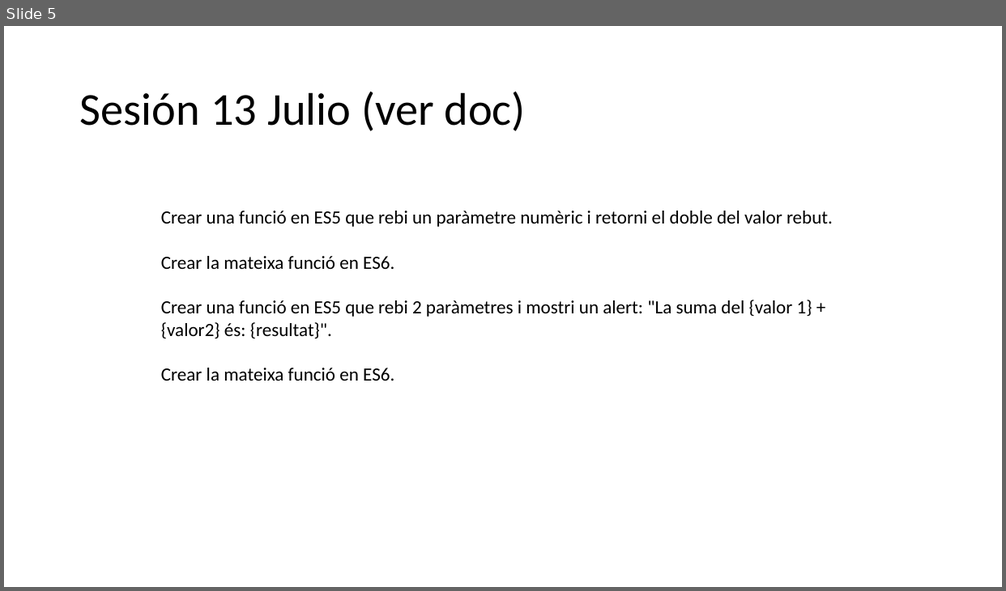
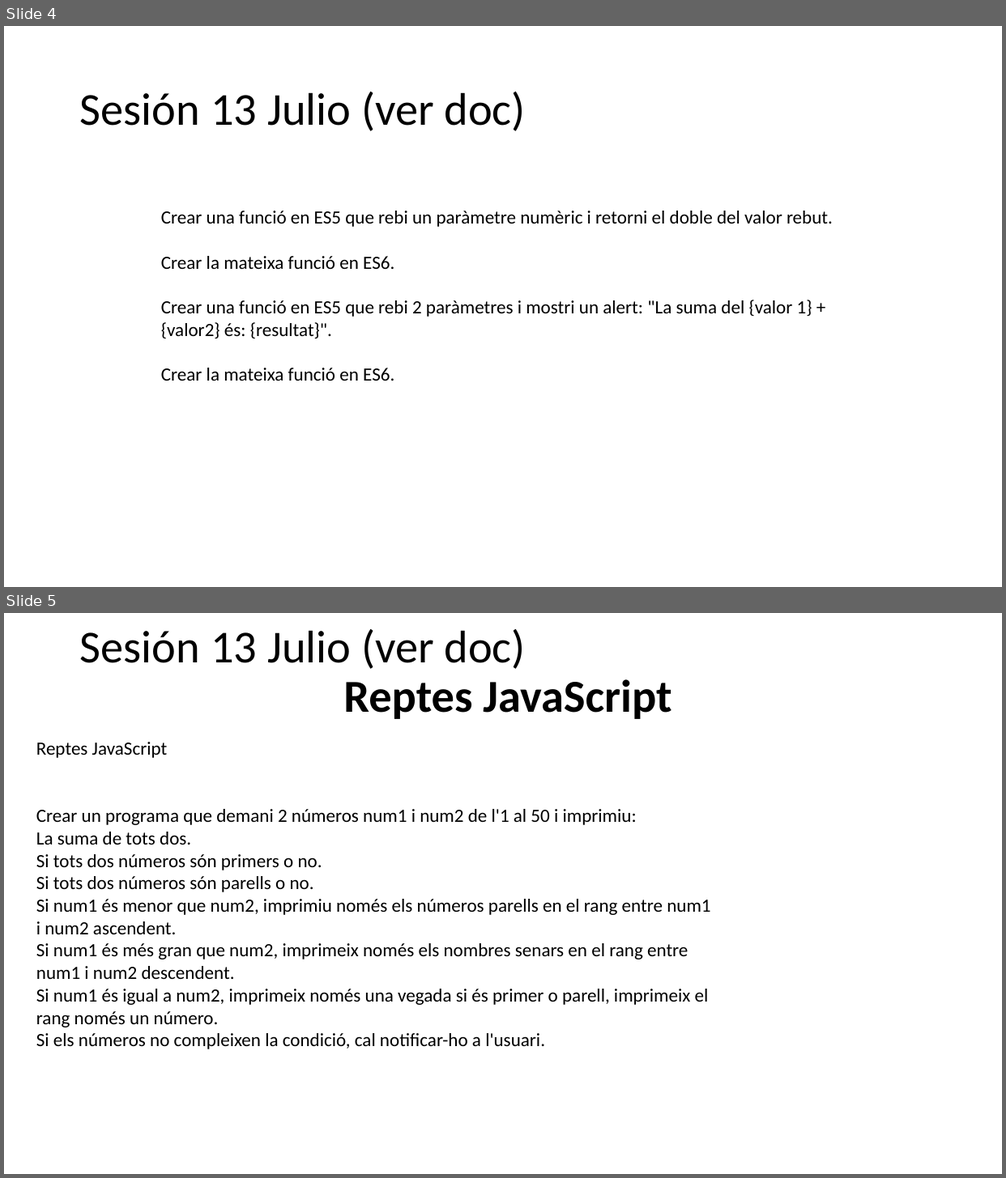
Before and after one commit to fidelmr/dev, a slide deck: Ejerccios_propuestos_en_función_de_la_sesión_realizada_Jun-Jul-2022.pptx. Shown one above the other, each under a label of ours: slide 5 before the commit, slides 4 and 5 after it. The pictures are 1006x591 and 1006x1178 pixels, drawn with LibreOffice and Linux fonts; fonts in the diff are those of the drawing. Boxes give left, top, right and bottom in pixels: in the first picture for what was removed or moved away, otherwise in the second. Text is boxed around its words. In the diff, an @@ line names an element or a change of style, - is before the commit and + after.

```diff
--- a/Ejerccios_propuestos_en_función_de_la_sesión_realizada_Jun-Jul-2022.pptx
+++ b/Ejerccios_propuestos_en_función_de_la_sesión_realizada_Jun-Jul-2022.pptx
@@ slide 5 added at bbox=[4, 613, 1002, 1174], background #FFFFFF @@
@@ title added at bbox=[80, 629, 671, 719], 44 pt, text #000000 @@
+Sesión 13 Julio (ver doc)
+Reptes JavaScript
@@ text added at bbox=[36, 742, 710, 1050], 18 pt, text #000000 @@
+Reptes JavaScript
+Crear un programa que demani 2 números num1 i num2 de l'1 al 50 i imprimiu:
+La suma de tots dos.
+Si tots dos números són primers o no.
+Si tots dos números són parells o no.
+Si num1 és menor que num2, imprimiu només els números parells en el rang entre num1 i num2 ascendent.
+Si num1 és més gran que num2, imprimeix només els nombres senars en el rang entre num1 i num2 descendent.
+Si num1 és igual a num2, imprimeix només una vegada si és primer o parell, imprimeix el rang només un número.
+Si els números no compleixen la condició, cal notificar-ho a l'usuari.
@@ what was slide 5 is now slide 4 @@
```
Also in this commit, not shown: 1 other file.
